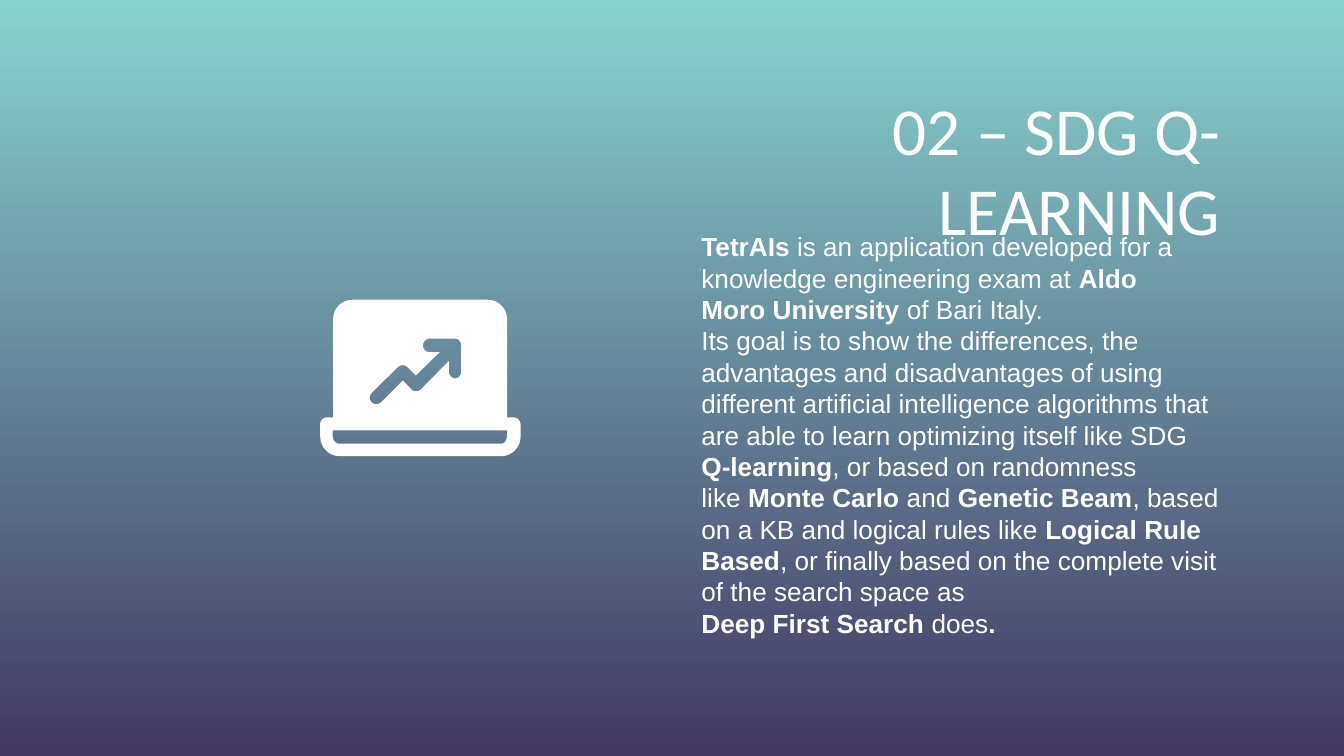
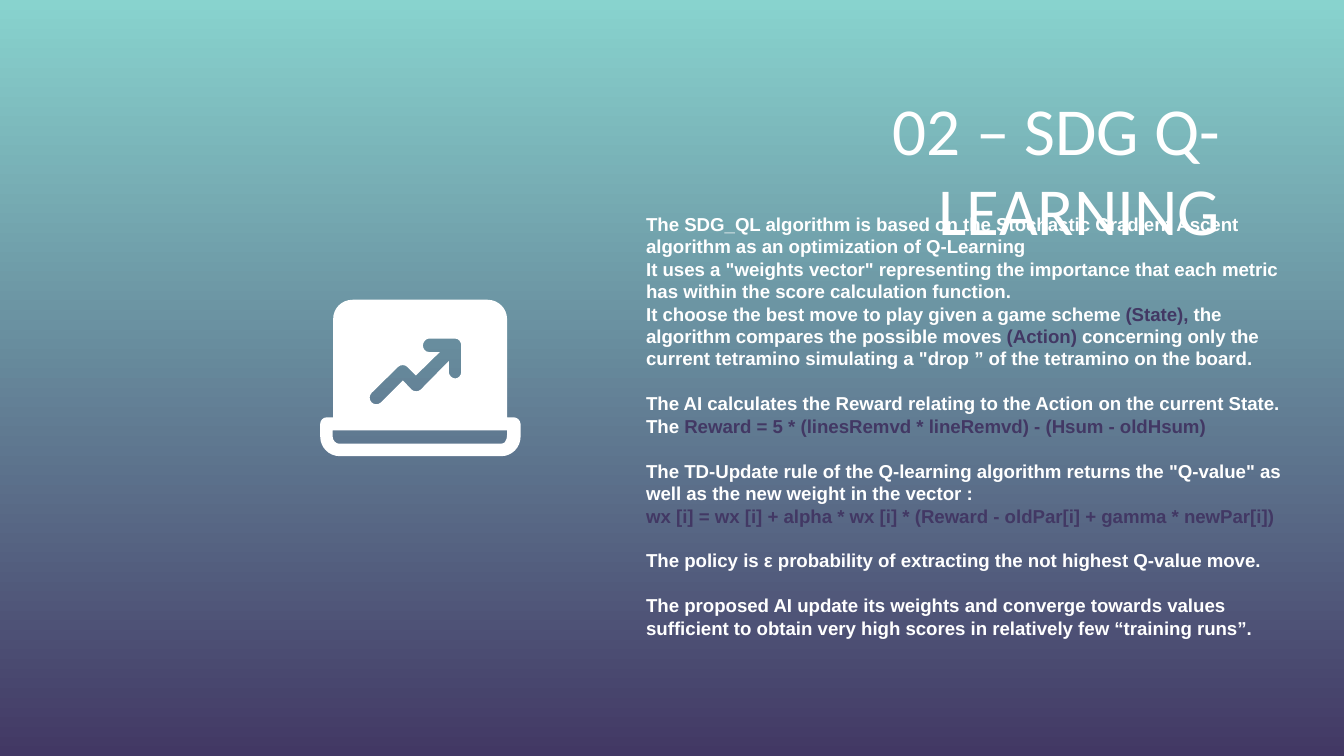
Before and after one commit to Chrism1c/TetrAIs, a slide deck: slide 7 of doc/Presentazione TetrAIs.pptx. Drawn at 1344x756 pixels with LibreOffice and Linux fonts; fonts in the diff are those of the drawing; background and template pictures are left out. Boxes give left, top, right and bottom in pixels: in the first picture for what was removed or moved away, otherwise in the second. Text is boxed around its words. In the diff, an @@ line names an element or a change of style, - is before the commit and + after.

Commit message:
PTTX SDGQL & LS "TetrAIs"

```diff
--- a/doc/Presentazione TetrAIs.pptx
+++ b/doc/Presentazione TetrAIs.pptx
@@ text at (646, 216, 1281, 639): text changed; size 14 to 10 pt; bold on @@
-TetrAIs is an application developed for a knowledge engineering exam at Aldo Moro University of Bari Italy.
-Its goal is to show the differences, the advantages and disadvantages of using different artificial intelligence algorithms that are able to learn optimizing itself like SDG Q-learning, or based on randomness like Monte Carlo and Genetic Beam, based on a KB and logical rules like Logical Rule Based, or finally based on the complete visit of the search space as
-Deep First Search does.
+The SDG_QL algorithm is based on the Stochastic Gradient Ascent algorithm as an optimization of Q-Learning
+It uses a "weights vector" representing the importance that each metric has within the score calculation function.
+It choose the best move to play given a game scheme (State), the algorithm compares the possible moves (Action) concerning only the current tetramino simulating a "drop ” of the tetramino on the board.
+The AI calculates the Reward relating to the Action on the current State.
+The Reward = 5 * (linesRemvd * lineRemvd) - (Hsum - oldHsum)
+The TD-Update rule of the Q-learning algorithm returns the "Q-value" as well as the new weight in the vector :
+wx [i] = wx [i] + alpha * wx [i] * (Reward - oldPar[i] + gamma * newPar[i])
+The policy is ε probability of extracting the not highest Q-value move.
+The proposed AI update its weights and converge towards values sufficient to obtain very high scores in relatively few “training runs”.
```
Also in this commit, not shown: 2 other slides changed.
